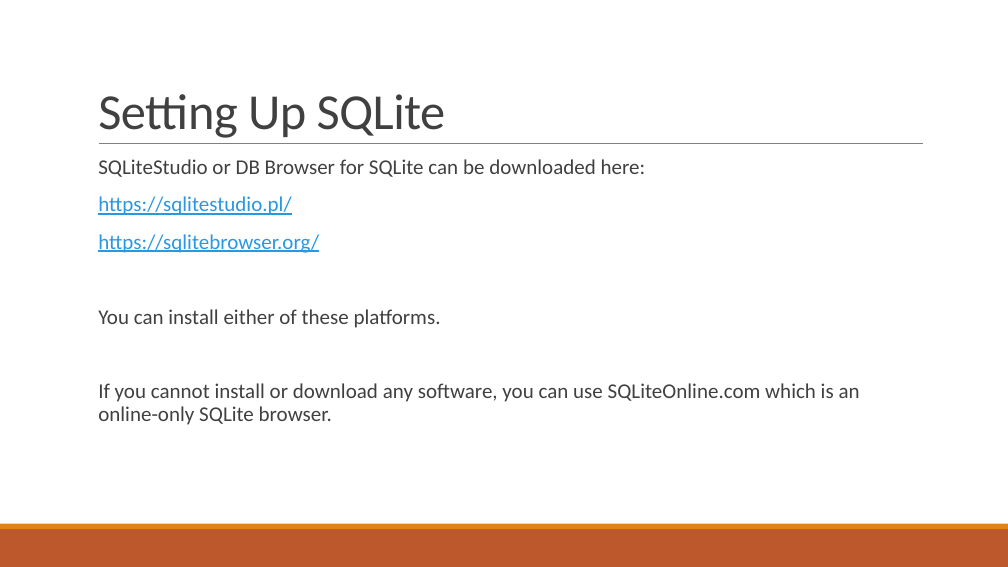
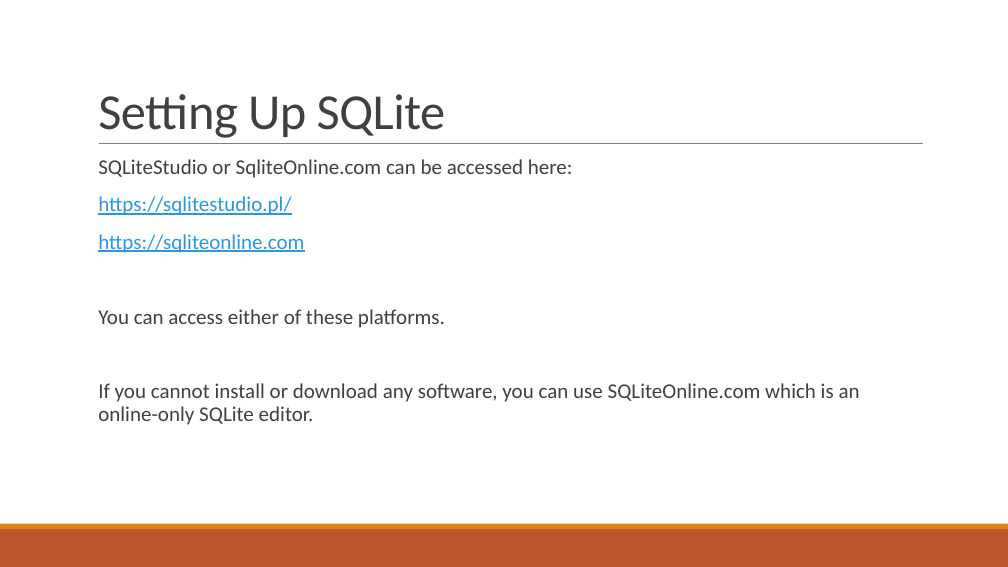
Before and after one commit to thomasnield/oreilly_intermediate_sql_for_data, a slide deck: slide 3 of oreilly_intermediate_sql_for_data_analysis.pptx (slide 4 before the commit). Drawn at 1008x567 pixels with LibreOffice and Linux fonts; fonts in the diff are those of the drawing. Boxes give left, top, right and bottom in pixels: in the first picture for what was removed or moved away, otherwise in the second. Text is boxed around its words. In the diff, an @@ line names an element or a change of style, - is before the commit and + after.

```diff
--- a/oreilly_intermediate_sql_for_data_analysis.pptx
+++ b/oreilly_intermediate_sql_for_data_analysis.pptx
@@ text at [98, 159, 573, 178]: text changed @@
-  SQLiteStudio or DB Browser for SQLite can be downloaded here:
+  SQLiteStudio or SqliteOnline.com can be accessed here:
@@ text at [98, 234, 860, 425]: text changed @@
-  https://sqlitebrowser.org/
-  You can install either of these platforms.
-  If you cannot install or download any software, you can use SQLiteOnline.com which is an online-only SQLite browser.
+  https://sqliteonline.com
+  You can access either of these platforms.
+  If you cannot install or download any software, you can use SQLiteOnline.com which is an online-only SQLite editor.
```
Also in this commit, not shown: 2 other slides changed, 7 slides removed, 4 other files.
